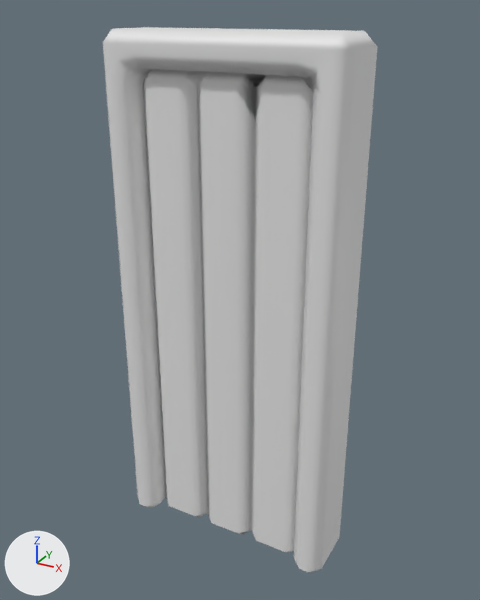
Renders of the FBX model Assets/PackageAsset/Honda 1/Clay/SM_Clay_Door_03.fbx from each side of a commit.
Camera for both pictures: a 50 mm camera at (-0.094, -1.084, 0.768) aimed at (-0.461, -0.418, 0.435). The axes (+X, +Y, +Z) are drawn at lower left. The lights are the same throughout. Where no turn or scale is listed for an object, it has been applied to the vertices. Vertices at the same position are counted once.

Script lines for the objects in view, before the commit:
```python
mat_mi_clay_01 = principled_material('MI_Clay_01')
mat_mi_clay_01.base_color = (0.8, 0.8, 0.8)  # white #e7e7e7
me_cube_090_piece_041_piece_011 = bpy.data.meshes.new('Cube.090_Piece.041_Piece.011')
me_cube_090_piece_041_piece_011.from_pydata(...)  # 130 vertices, 138 faces; spans x -0.608..-0.314, y -0.48..-0.371, z 0.092..0.747
me_cube_090_piece_041_piece_011.materials.append(mat_mi_clay_01)  # white #e7e7e7
ob_sm_clay_door_03 = bpy.data.objects.new('SM_Clay_Door_03', me_cube_090_piece_041_piece_011)
ob_sm_clay_door_03.location = (0.0, 0.0, 0.0)
```
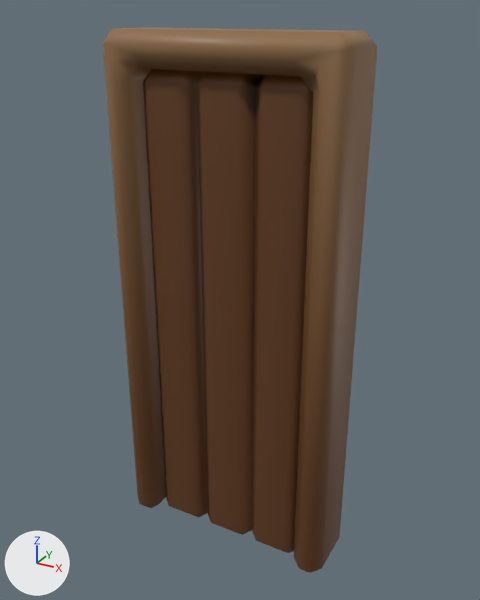
Pixel boxes [x1, y1, x2, y2] of what changed, in the pictures (480 x 600 px):
'SM_Clay_Door_03', surface changed, shading changed (grey to brown): [103, 27, 377, 573] in both

What changed in the scene script:
```text
Add img_t_all_01_png:
    img_t_all_01_png = load_image('T_All_01.png', '../T_All_01.png', 2048, 2048, 'sRGB')
Change mat_mi_clay_01:
    remove mat_mi_clay_01.base_color = (0.8, 0.8, 0.8)  # white #e7e7e7
    add mat_mi_clay_01.texture = img_t_all_01_png
Change me_cube_090_piece_041_piece_011:
    where me_cube_090_piece_041_piece_011.from_pydata(...)  # 130 vertices, 138 faces; spans x -0.608..-0.314, y -0.48..-0.371, z 0.092..0.747
    used by ob_sm_clay_door_03; location = (0.0, 0.0, 0.0)
    me_cube_090_piece_041_piece_011 part 1: its shading normals changed
```
